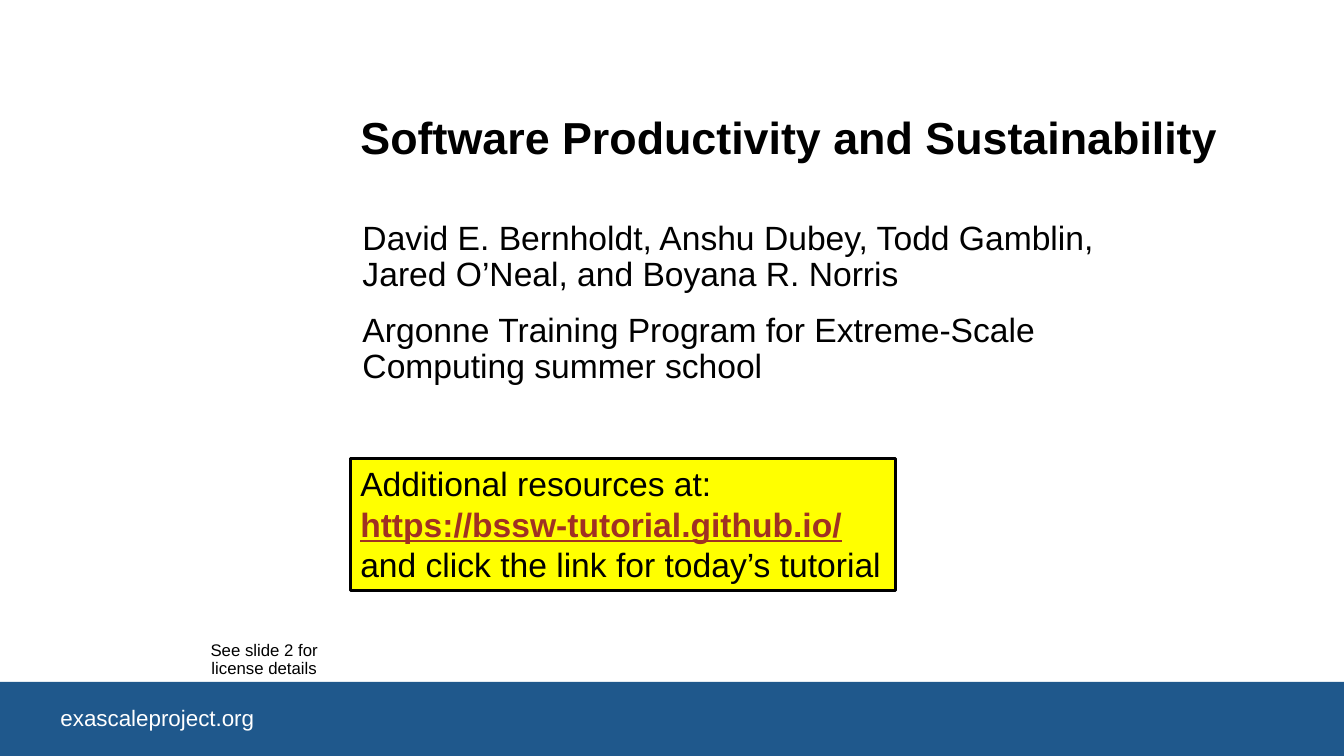
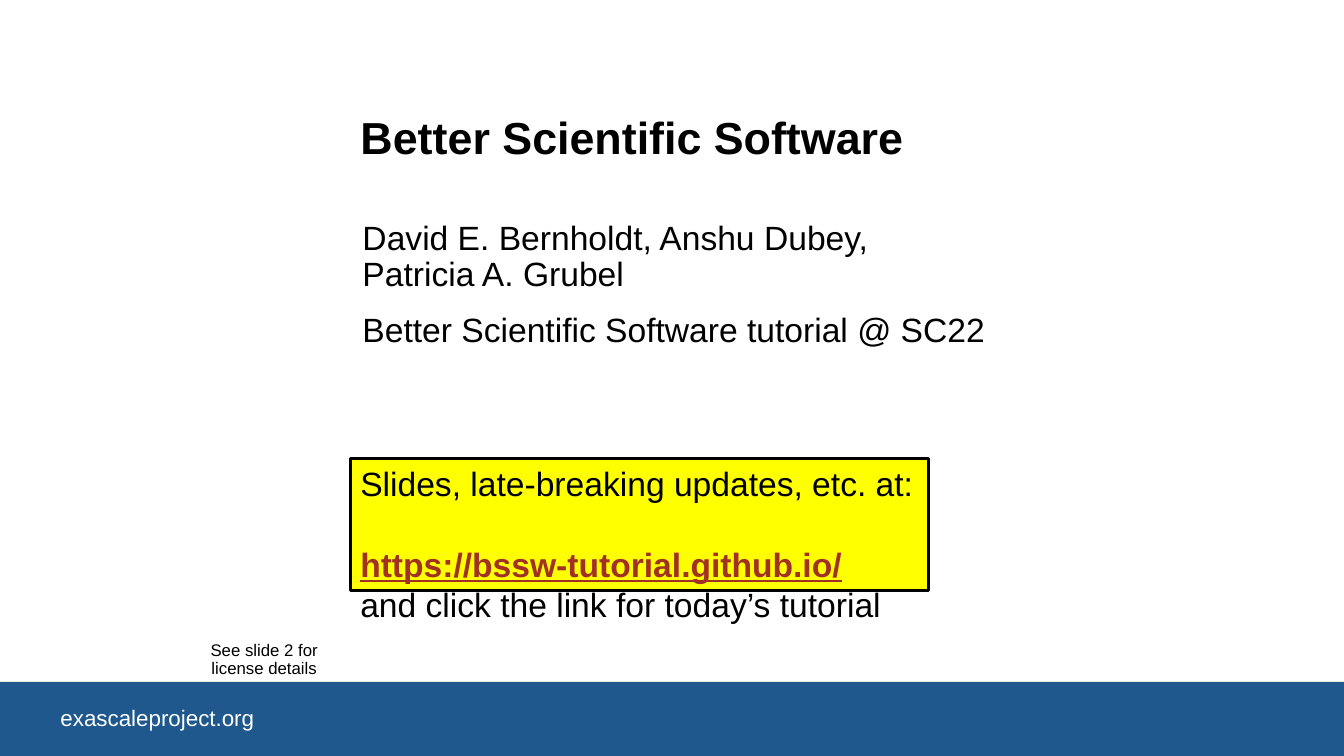
Before and after one commit to bssw-tutorial/presentations, a slide deck: slide 1 of intro-a.pptx. Drawn at 1344x756 pixels with LibreOffice and Linux fonts; fonts in the diff are those of the drawing; background and template pictures are left out. Boxes give left, top, right and bottom in pixels: in the first picture for what was removed or moved away, otherwise in the second. Text is boxed around its words. In the diff, an @@ line names an element or a change of style, - is before the commit and + after.

```diff
--- a/intro-a.pptx
+++ b/intro-a.pptx
@@ title at box(360, 121, 903, 155): text changed @@
-Software Productivity and Sustainability
+Better Scientific Software
@@ subtitle at box(362, 225, 985, 343): text changed @@
-David E. Bernholdt, Anshu Dubey, Todd Gamblin, Jared O’Neal, and Boyana R. Norris
-Argonne Training Program for Extreme-Scale Computing summer school
+David E. Bernholdt, Anshu Dubey,
+Patricia A. Grubel
+Better Scientific Software tutorial @ SC22
@@ rectangle "Slides, late-breaking updates, etc. at: ...": place and size @@
-rectangle "Slides, late-breaking updates, etc. at: ..." at box(351, 459, 896, 591)
+rectangle "Slides, late-breaking updates, etc. at: ..." at box(351, 459, 929, 591)
@@ text in rectangle at box(360, 471, 913, 584): text changed; text colour #A03123 to #000000; bold off @@
-Additional resources at:
-https://bssw-tutorial.github.io/
+Slides, late-breaking updates, etc. at:
+https://bssw-tutorial.github.io/
```
Also in this commit, not shown: 4 other slides changed, 1 slide added, 1 slide removed, 2 other files.
